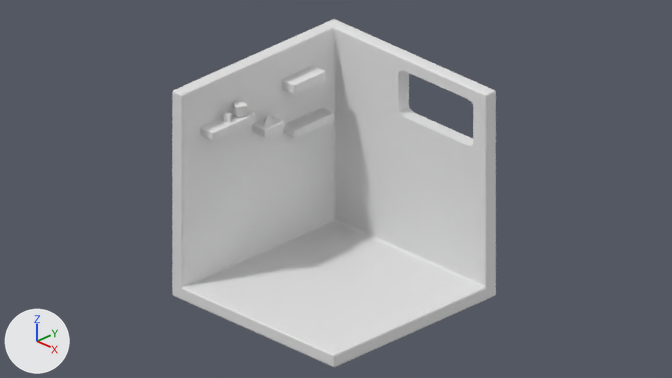
An edit to the Blender file Room.blend, drawn before and after from the same camera.
Both versions are drawn from the file's camera 'Camera'. Every picture has the same lights, and +X, +Y and +Z are marked at lower left.

Script lines for the objects in view, before the commit:
```python
me_cube = bpy.data.meshes.new('Cube')
me_cube.from_pydata([(1.0, 1.0, 1.0), (1.0, 1.0, -1.0), (1.0, -1.0, -1.0), (-1.0, 1.0, 1.0), (-1.0, 1.0, -1.0), (-1.0, -1.0, 1.0), (-1.0, -1.0, -1.0)], [], [(6, 5, 3, 4), (4, 1, 2, 6), (4, 3, 0, 1)])
me_cube.materials.append(mat_material)  # white #e7e7e7
me_cube_002 = bpy.data.meshes.new('Cube.002')
me_cube_002.from_pydata(...)  # a box spanning x -1.0..1.0, y -1.0..1.0, z -1.0..1.0
me_cube_005 = bpy.data.meshes.new('Cube.005')
me_cube_005.from_pydata(...)  # a box spanning x -1.0..1.0, y -1.0..1.0, z -1.0..1.0
ob_cube = bpy.data.objects.new('Cube', me_cube)
ob_cube.location = (0.0, 0.0, 0.0)
ob_cube.scale = (5.58, 5.58, 5.58)
_m = ob_cube.modifiers.new('Solidify', 'SOLIDIFY')
_m.thickness = 0.13
_m.use_even_offset = True
_m = ob_cube.modifiers.new('Bevel', 'BEVEL')
_m.width = 0.02
_m.width_pct = 0.02
_m.segments = 14
_m = ob_cube.modifiers.new('Boolean', 'BOOLEAN')
_m.object = ob_cube_001
ob_cube_002 = bpy.data.objects.new('Cube.002', me_cube_002)
ob_cube_002.location = (-4.52, 2.38, 3.74)
ob_cube_002.scale = (0.528, 1.11, -0.271)
_m = ob_cube_002.modifiers.new('Bevel', 'BEVEL')
_m.width = 0.2
_m.width_pct = 0.2
_m.segments = 10
ob_cube_005 = bpy.data.objects.new('Cube.005', me_cube_005)
ob_cube_005.location = (-4.47, -2.84, 3.17)
ob_cube_005.scale = (0.496, 1.49, -0.24)
_m = ob_cube_005.modifiers.new('Bevel', 'BEVEL')
_m.width = 0.2
_m.width_pct = 0.2
_m.segments = 10
# also in view: 'Cube.003' at (-4.54, 2.75, 1.26)
```
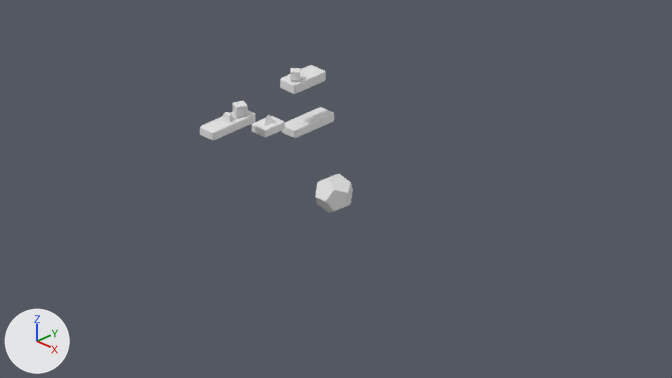
Changed parts and their boxes [x1, y1, x2, y2] in the pictures (672 x 378 px):
'Cube', hidden: before [172, 19, 496, 367]
'Solid', added: after [315, 174, 353, 213]
'Cube.008', added: after [290, 68, 300, 81]

What the commit changed:
Mesh me_solid is new.
It has 736 vertices, 746 faces and spans x -0.93..0.93, y -0.93..0.93, z -0.93..0.93.
Mesh me_cube_008 is new.
It has 68 vertices, 78 faces and spans x -1.0..1.0, y -1.0..1.0, z -1.0..1.0.
Object 'Cube' (ob_cube) is now hidden.
Object 'Solid' (ob_solid) is new; it shows me_solid.
Its location is (0.0, 0.0, 0.0).
Object 'Cube.008' (ob_cube_008) is new; it shows me_cube_008.
Its location is (-4.35, 1.69, 4.31).
Its rotation in degrees is (0, 0, 42).
Its scale is (0.229, 0.229, 0.229).
It gains a BEVEL modifier named 'Bevel'.
Modifier setting: width = 1.18.
Modifier setting: width_pct = 1.18.
Modifier setting: segments = 11.
